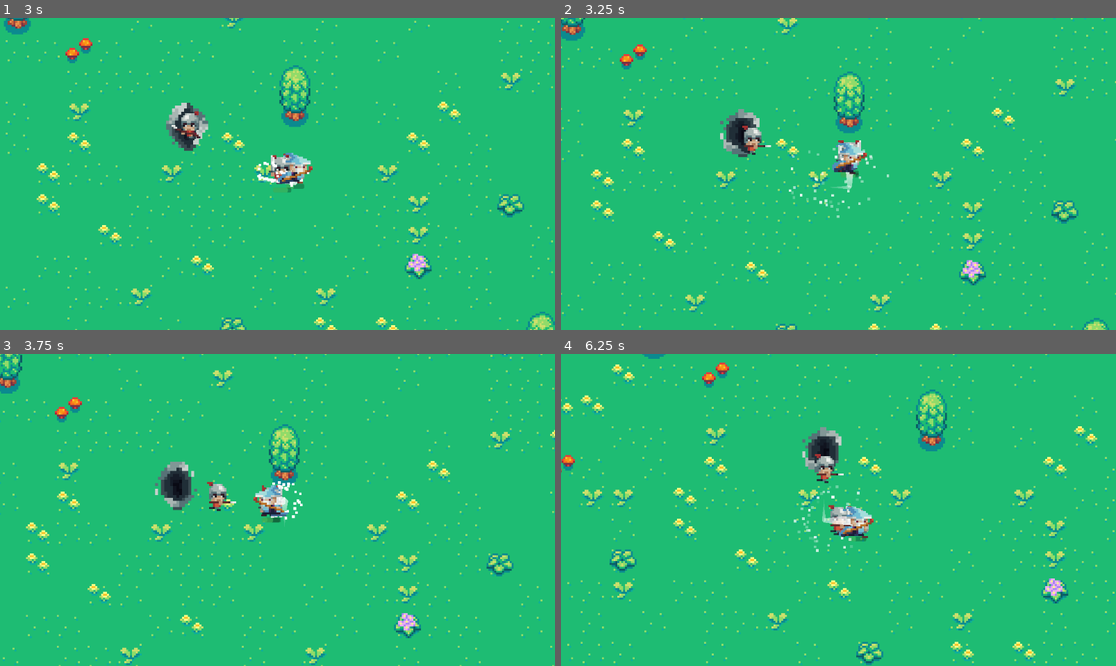
Above: before the commit, frames 1-4 (two rows, left to right).
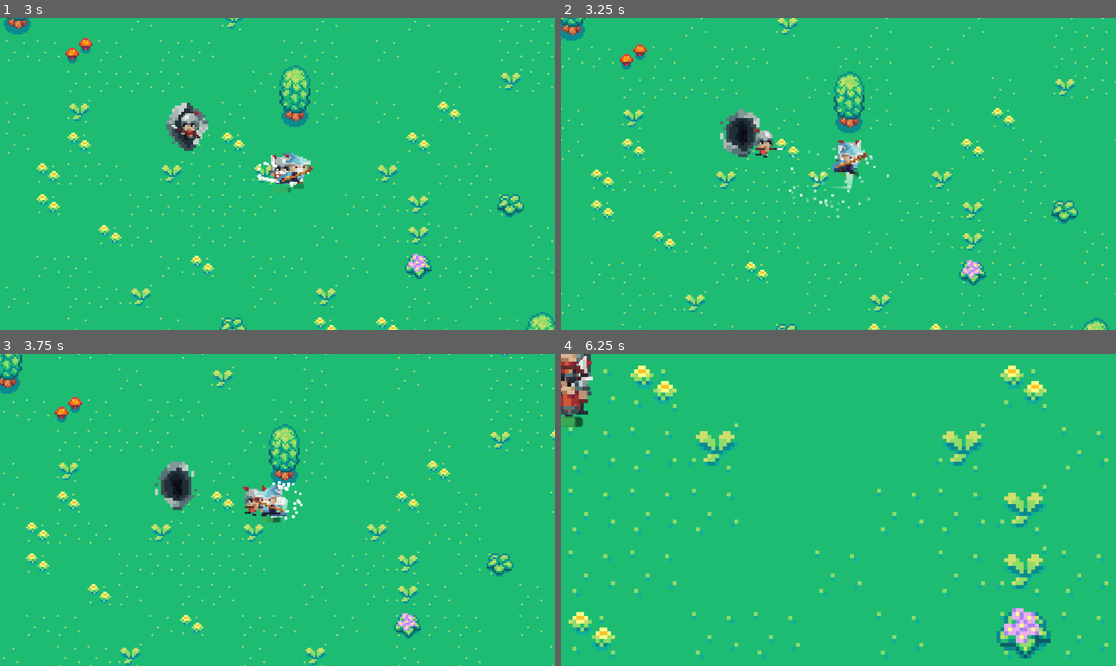
Above: after the commit, the same moments.

Repository: Luckac69/Congress_Application_Challenge_2023
Game: Godot game, scene res://World.tscn
Two runs of this game, one before a commit and one after it. Both use one fixed random seed, a clock stepped at 60 frames per second and the inputs below.
Inputs (mouse positions are in pixels of both pictures, inside the frame that each line leads up to):
- Up to frame 1 (3 s): move the mouse to (399, 158) at 0.52 s; press the mouse at (399, 158) at 0.53 s; hold D (right) 0.53-1.28 s; move the mouse to (166, 189) at 1.27 s; release the mouse at (166, 189) at 1.28 s; hold S (down) 1.28-2.03 s; click (166, 189) at 1.35 s; move the mouse to (333, 105) at 2.02 s; press the mouse at (333, 105) at 2.03 s; hold D (right) 2.03-2.78 s; move the mouse to (249, 236) at 2.77 s; release the mouse at (249, 236) at 2.78 s; hold W (up) from 2.78 s (still down); click (249, 236) at 2.85 s
- Up to frame 2 (3.25 s): keep holding W (up)
- Up to frame 3 (3.75 s): move the mouse to (444, 556) at 3.52 s; release W (up) at 3.53 s; press the mouse at (444, 556) at 3.53 s; hold A (left) from 3.53 s (still down)
- Up to frame 4 (6.25 s): move the mouse to (672, 463) at 4.27 s; release the mouse at (672, 463) at 4.28 s; click (672, 463) at 4.35 s; move the mouse to (866, 510) at 5.02 s; release A (left) at 5.03 s; press the mouse at (866, 510) at 5.03 s; hold S (down) 5.03-5.78 s; move the mouse to (755, 432) at 5.77 s; release the mouse at (755, 432) at 5.78 s; hold D (right) from 5.78 s (still down); click (755, 432) at 5.85 s

Frame 1 is identical in both runs. In frame 2, 0.4% of the frame differs, in the area x 32-40%, y 34-45%; in frame 3, 0.4%; in frame 4, 14%, in the area x 0-100%, y 0-100%.

Commit message:
Fixed Bad guy spear
fixed spear guy

Diff:
--- a/PreFabs/bad_guy_Sphere.tscn
+++ b/PreFabs/bad_guy_Sphere.tscn
@@ -7,22 +7,25 @@
 
 # var target = player
 @onready var animation = $AnimationPlayer
-@onready var target = $\"../Protaginast_guy\"
-@export var SPEED : float = 250
-@export var HEALTH : float = 100
-@export var DAMAGE : float = 15
+@onready var target = get_parent().get_node(\"Protaginast_guy\")
+@export var speed : float = 450
+@export var health : float = 100
+@export var damage : float = 15
 @export var EnemySprite : Sprite2D
 
 var player_inattack_zone = false
 var can_take_damage = true
 
 
+func _ready():
+	add_to_group(\"Enemy\")
+
 func _physics_process(delta):
-	deal_damage()
+
 	if target == null: target = get_tree().get_first_node_in_group(\"Player\")
 	if target != null:
 		animation.play(\"Walk\")
-		velocity = position.direction_to(target.position) * SPEED
+		velocity = position.direction_to(target.position) * speed
 		if velocity.x > 1:
 			EnemySprite.flip_h = true
 		else:
@@ -35,32 +38,33 @@
 func update_health():
 	var healthbar = $HealthBar
 
-	healthbar.value = HEALTH
+	healthbar.value = health
 
-	if HEALTH >= 100:
+	if health < 100:
+		healthbar.visible = true
+	else:
 		healthbar.visible = false
-	else:
-		healthbar.visible = true
+
 
 
 func _on_enemy_hitbox_area_entered(body):
-	if body.get_parent().has_method(\"Player\"):
+	if body.get_parent().is_in_group(\"Player\"):
 		player_inattack_zone = true
+	if body.get_parent().is_in_group(\"Bullet\"):
+		deal_damage(20)
 
 func _on_enemy_hitbox_area_exited(body):
-	if body.get_parent().has_method(\"Player\"):
+	if body.get_parent().is_in_group(\"Playeraa\"):
 		player_inattack_zone = false
 
-func deal_damage():
-	if player_inattack_zone == true:
+func deal_damage(damage: float):
 		if can_take_damage == true:
-			HEALTH = HEALTH - 20
+			health = health - damage
 			update_health()
 			$DamageTakeCooldown.start()
 			can_take_damage = false
-			print(\"Enemy Health is \", HEALTH)
-			if HEALTH <= 0:
-				self.queue_free()
+			print(\"Enemy Health is \", health)
+			if health <= 0: self.queue_free()
 
 func _on_damage_take_cooldown_timeout():
 	can_take_damage = true
--- a/World.tscn
+++ b/World.tscn
@@ -1354,7 +1354,6 @@
 [node name="Protaginast_guy" parent="." groups=["Player"] instance=ExtResource("1_e8ioa")]
 z_index = 3
 y_sort_enabled = true
-collision_layer = 2
 
 [node name="EnemySpawner" parent="." instance=ExtResource("4_1actk")]
 spawnlings = [ExtResource("3_ndub3"), ExtResource("5_g5ugi")]
